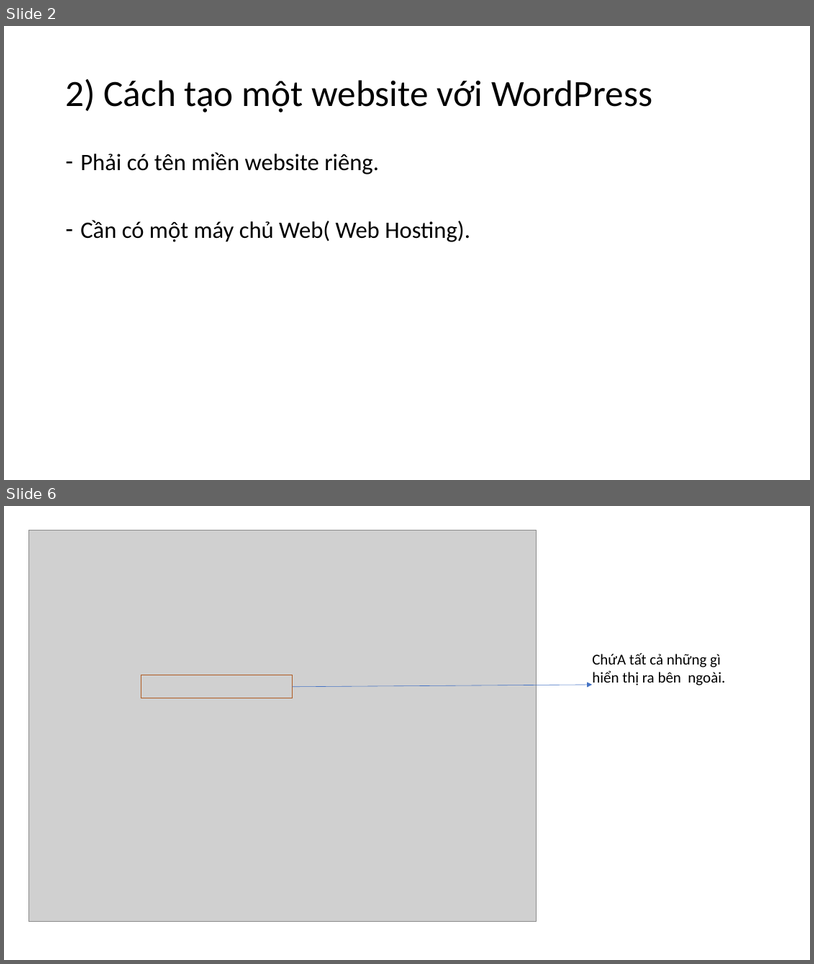
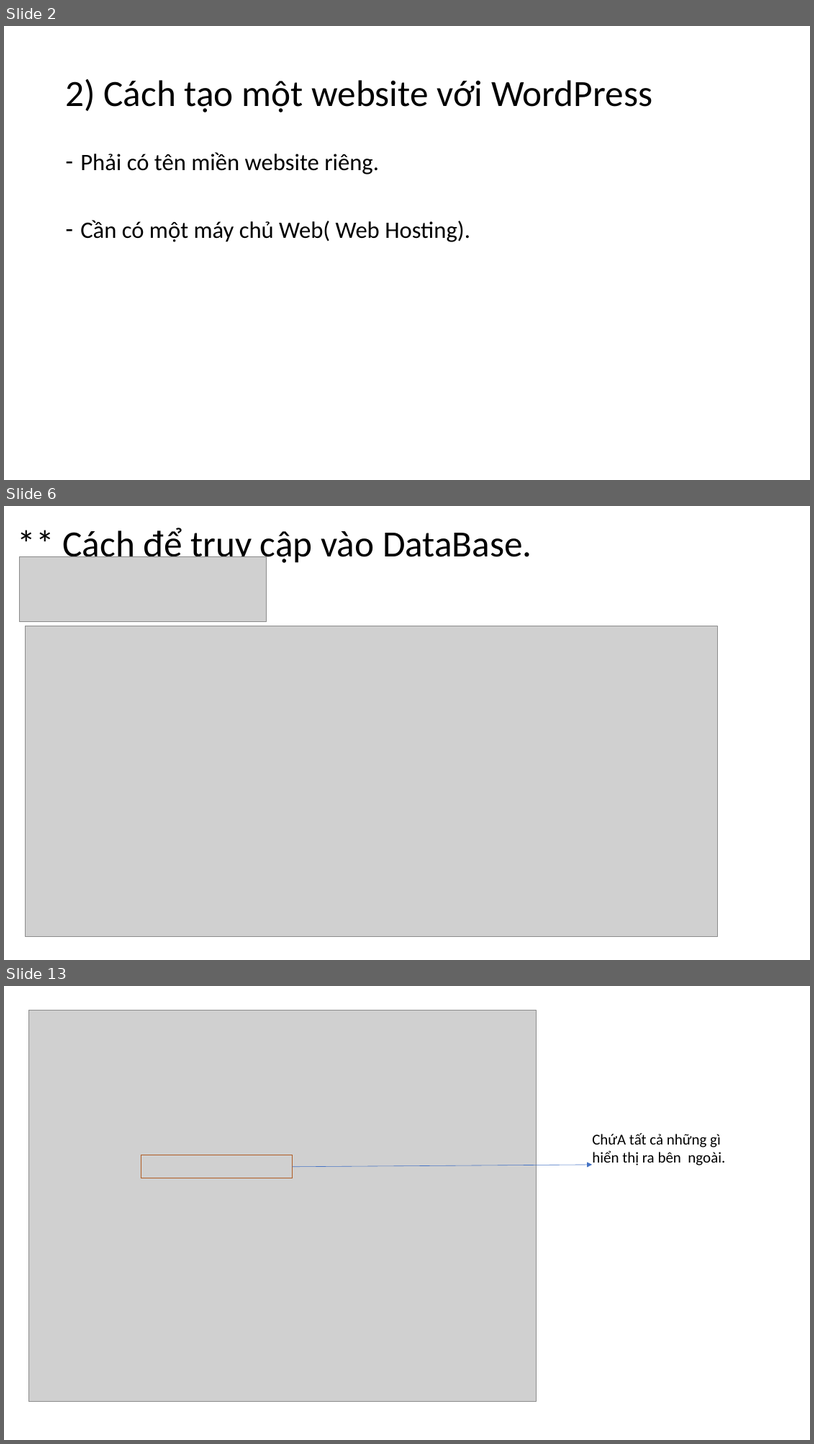
Before and after one commit to DangVanDoan05/WordPress, a slide deck: Giới thiệu .pptx. Shown one above the other, each under a label of ours: slides 2 and 6 before the commit, slides 2, 6 and 13 after it; the slides between them are not shown. The pictures are 814x964 and 814x1444 pixels, drawn with LibreOffice and Linux fonts; fonts in the diff are those of the drawing; grey boxes stand for pictures. Boxes give left, top, right and bottom in pixels: in the first picture for what was removed or moved away, otherwise in the second. Text is boxed around its words. In the diff, an @@ line names an element or a change of style, - is before the commit and + after.

```diff
--- a/Giới thiệu .pptx
+++ b/Giới thiệu .pptx
@@ slide 6 added at <box>4,506,810,960</box>, background #FFFFFF @@
@@ title added at <box>63,526,532,566</box>, 44 pt, text #000000 @@
+** Cách để truy cập vào DataBase.
@@ picture added at <box>19,556,267,621</box> @@
@@ picture added at <box>25,626,718,936</box> @@
@@ what was slide 6 is now slide 13 @@
```
Also in this commit, not shown: 2 slides changed, 7 other slides added, 1 slide removed, 1 other file.
